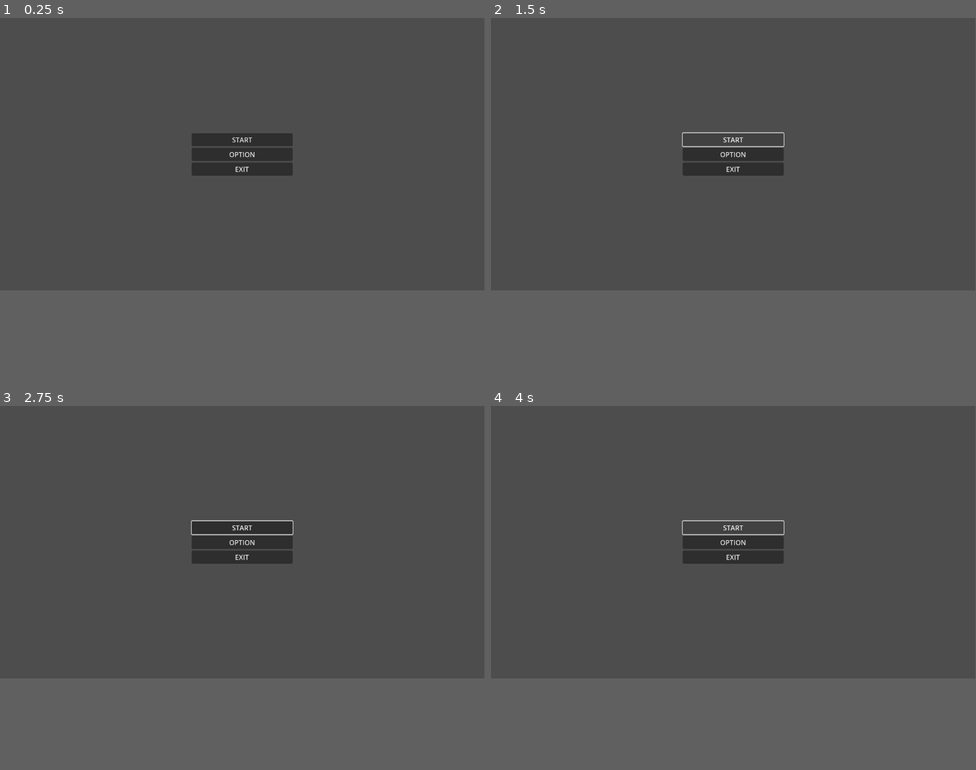
Above: before the commit, frames 1-4 (two rows, left to right).
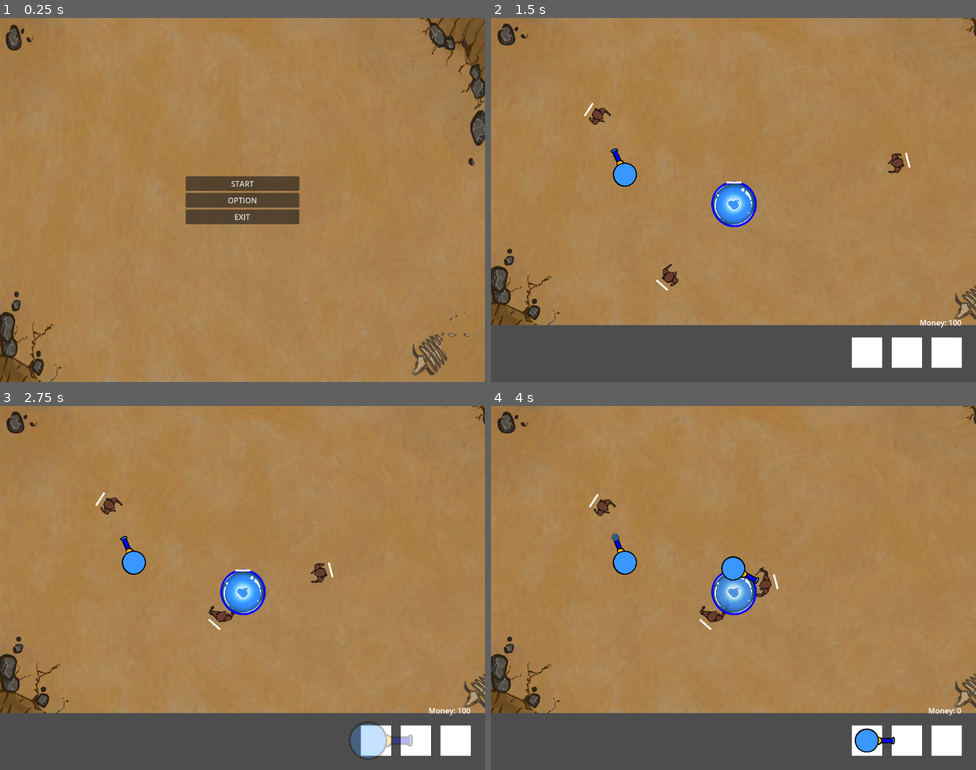
Above: after the commit, the same moments.

Repository: PNP-Gamejam/ggj2025-bubbles
Game: Godot game, scene res://main_menu/main.tscn
The game is run twice, just before and just after one commit, with the same random seed, the same clock (stepped at 60 frames per second) and the same inputs. This scene is started directly instead of the project's main scene.
Inputs (mouse positions are in pixels of both pictures, inside the frame that each line leads up to):
- Up to frame 1 (0.25 s): no input
- Up to frame 2 (1.5 s): click "START" at 0.5 s; click (733, 138) at 1.25 s, where only the run before the commit has a clickable "START"
- Up to frame 3 (2.75 s): click (373, 657) at 2.02 s
- Up to frame 4 (4 s): click (864, 657) at 2.77 s; click (733, 526) at 3.5 s, where only the run before the commit has a clickable "START"
In our replay, the window is 799x449 before the commit and 800x600 after it. These sizes can differ from the game's own. Grey fills any space a smaller window leaves; there, only what the larger window draws over its background counts as a difference.

The runs differ from the first frame. In frame 1, 76% of the frame differs, in the area x 0-100%, y 0-100%; in frame 2, 86%; in frame 3, 86%, in the area x 0-100%, y 0-97%; in frame 4, 86%.

Commit message:
main menu adjust

Diff:
--- a/main_menu/main.tscn
+++ b/main_menu/main.tscn
@@ -1,9 +1,9 @@
 [gd_scene load_steps=5 format=3 uid="uid://biyyejk3jgomd"]
 
-[ext_resource type="Script" path="res://src/menu_controller.gd" id="1_7x6vp"]
-[ext_resource type="Texture2D" uid="uid://c7ycnhy7dx87w" path="res://res/00000.png" id="1_lg33l"]
-[ext_resource type="LabelSettings" uid="uid://1oyxx8ys1m6d" path="res://font.res" id="2_yfgsl"]
-[ext_resource type="Script" path="res://src/scroll_label.gd" id="3_v2ba3"]
+[ext_resource type="Script" path="res://main_menu/src/menu_controller.gd" id="1_7x6vp"]
+[ext_resource type="Texture2D" uid="uid://8x2yqsh3qtf7" path="res://assets/Bg. jpg.jpg" id="2_edh5o"]
+[ext_resource type="LabelSettings" uid="uid://1oyxx8ys1m6d" path="res://main_menu/font.res" id="2_yfgsl"]
+[ext_resource type="Script" path="res://main_menu/src/scroll_label.gd" id="3_v2ba3"]
 
 [node name="main" type="Node"]
 
@@ -26,7 +26,7 @@
 anchor_bottom = 1.0
 grow_horizontal = 2
 grow_vertical = 2
-texture = ExtResource("1_lg33l")
+texture = ExtResource("2_edh5o")
 expand_mode = 1
 
 [node name="MainContainer" type="VBoxContainer" parent="CanvasLayer/MainMenu"]
@@ -117,7 +117,7 @@
 popup/item_1/id = 1
 popup/item_2/text = "1024x768"
 popup/item_2/id = 2
-popup/item_3/text = "1280x720"
+popup/item_3/text = "1152x648"
 popup/item_3/id = 3
 popup/item_4/text = "1366x768"
 popup/item_4/id = 4
--- a/main_menu/src/menu_controller.gd
+++ b/main_menu/src/menu_controller.gd
@@ -90,9 +90,7 @@
 
 
 func _on_start_button_pressed():
-	# Put your load scene here
-	# Check the documentation https://docs.godotengine.org/en/stable/tutorials/scripting/change_scenes_manually.html
-	pass  # Replace with function body.
+	get_tree().change_scene_to_file("res://main.tscn")
 
 
 func _on_option_button_pressed():
--- /dev/null
+++ b/settings.cfg
@@ -0,0 +1,13 @@
+[VIDEO]
+
+Resolution=Vector2i(1024, 768)
+vsync=0
+"Window Mode"=Vector2i(1024, 768)
+"Color blind"=Vector2i(1024, 768)
+Graphics=Vector2i(1024, 768)
+
+[audio]
+
+General=70.0
+Music=70.0
+SFX=70.0
